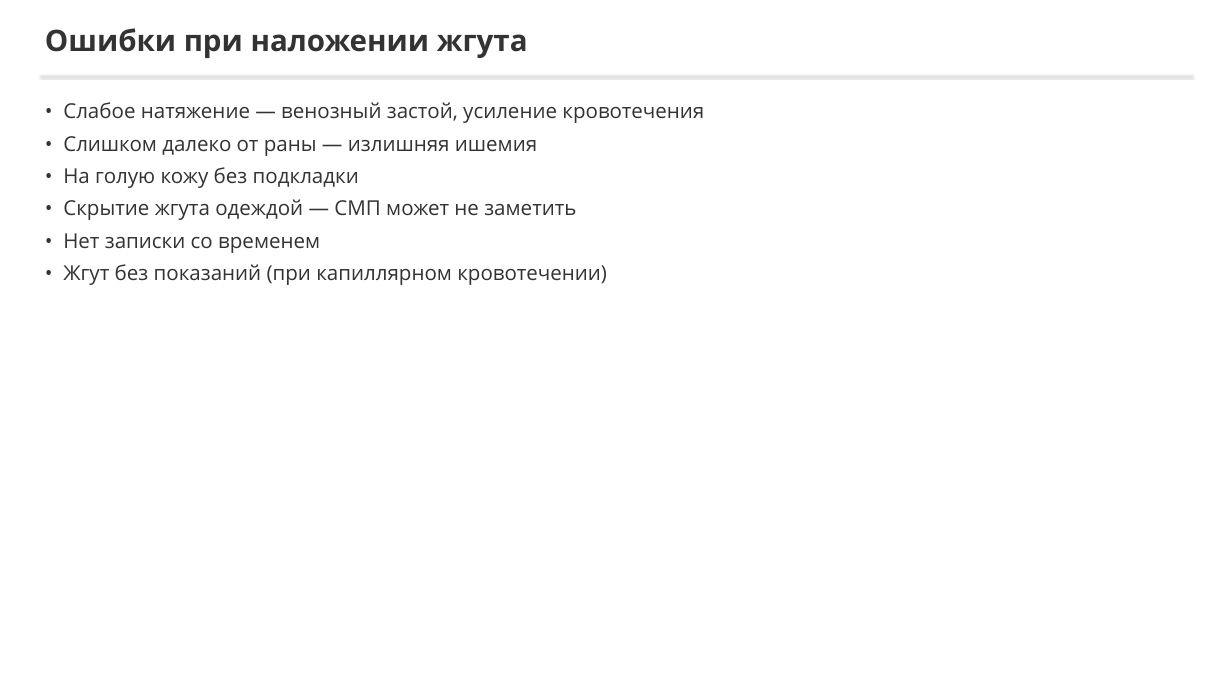
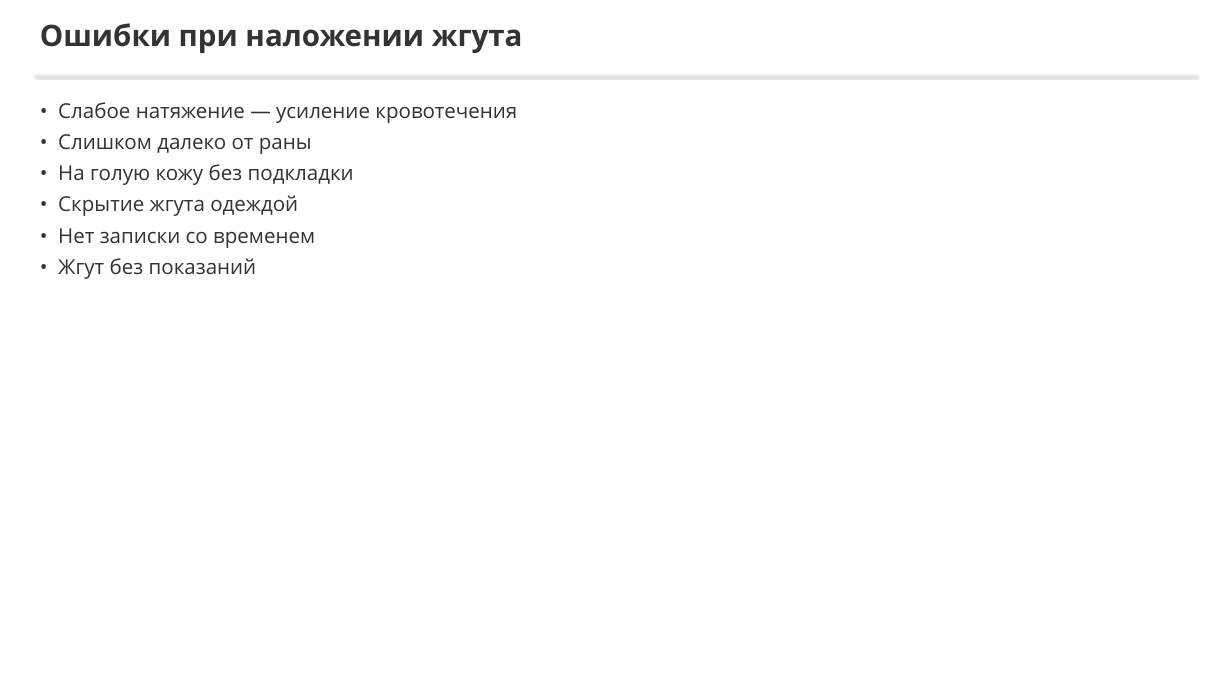
Before and after one commit to lysakalenushka-hash/-, a slide deck: slide 14 of tema2_bleeding/Способы_временной_остановки_кровотечения.pptx. Drawn at 1232x693 pixels with LibreOffice and Linux fonts; fonts in the diff are those of the drawing. Boxes give left, top, right and bottom in pixels: in the first picture for what was removed or moved away, otherwise in the second. Text is boxed around its words. In the diff, an @@ line names an element or a change of style, - is before the commit and + after.

```diff
--- a/tema2_bleeding/Способы_временной_остановки_кровотечения.pptx
+++ b/tema2_bleeding/Способы_временной_остановки_кровотечения.pptx
@@ text "Ошибки при наложении жгута": place and size @@
-text "Ошибки при наложении жгута" at (45,28,528,58)
+text "Ошибки при наложении жгута" at (40,23,523,53)
@@ rectangle: place and size @@
-rectangle at (40,76,1192,77)
+rectangle at (36,76,1197,77)
@@ text at (58,102,517,154): text changed @@
-• Слабое натяжение — венозный застой, усиление кровотечения
-• Слишком далеко от раны — излишняя ишемия
+• Слабое натяжение — усиление кровотечения
+• Слишком далеко от раны
@@ text at (58,164,354,248): less space between paragraphs @@
@@ text at (58,195,298,216): text changed @@
-• Скрытие жгута одеждой — СМП может не заметить
+• Скрытие жгута одеждой
@@ text at (58,258,257,279): text changed @@
-• Жгут без показаний (при капиллярном кровотечении)
+• Жгут без показаний
```
Also in this commit, not shown: 6 other slides changed, 11 slides added, 11 slides removed, 7 other files.
